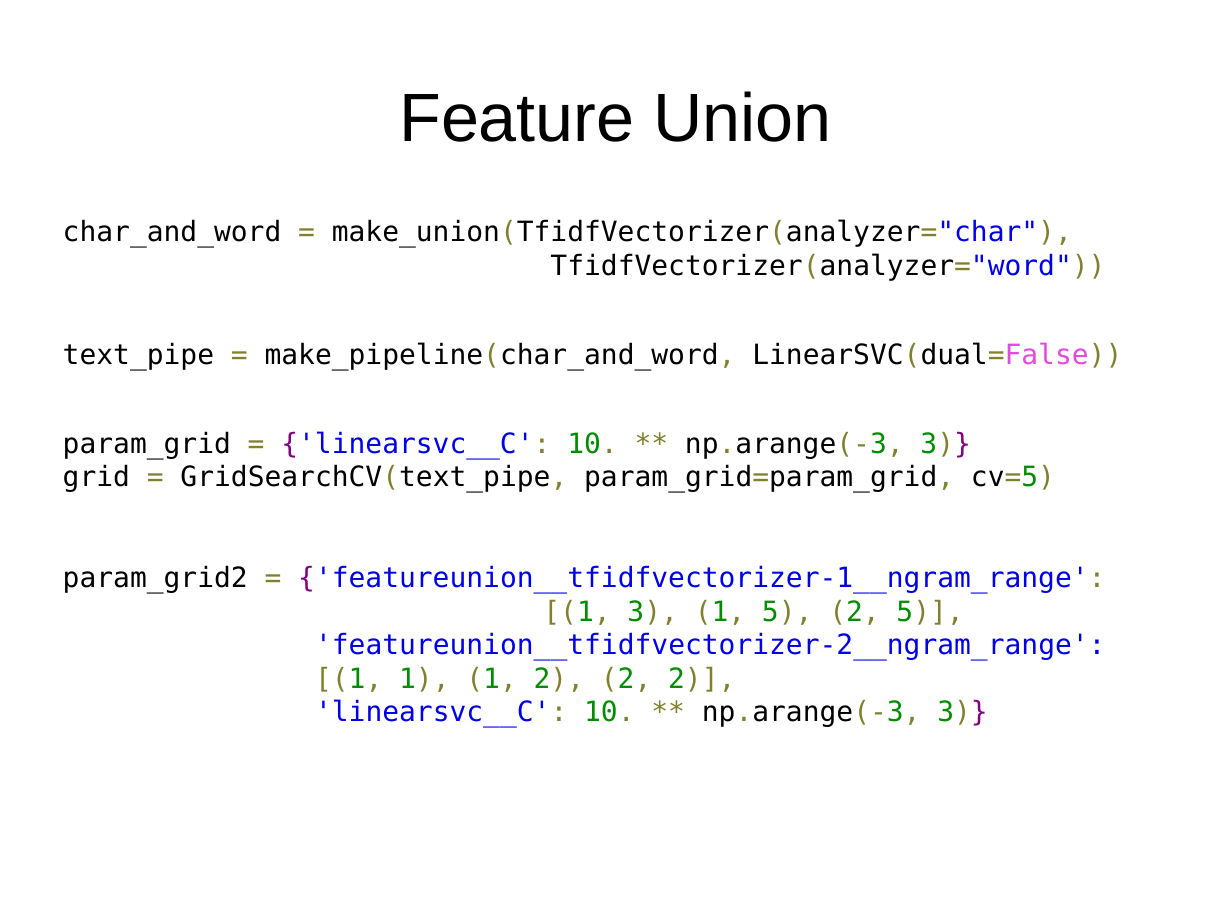
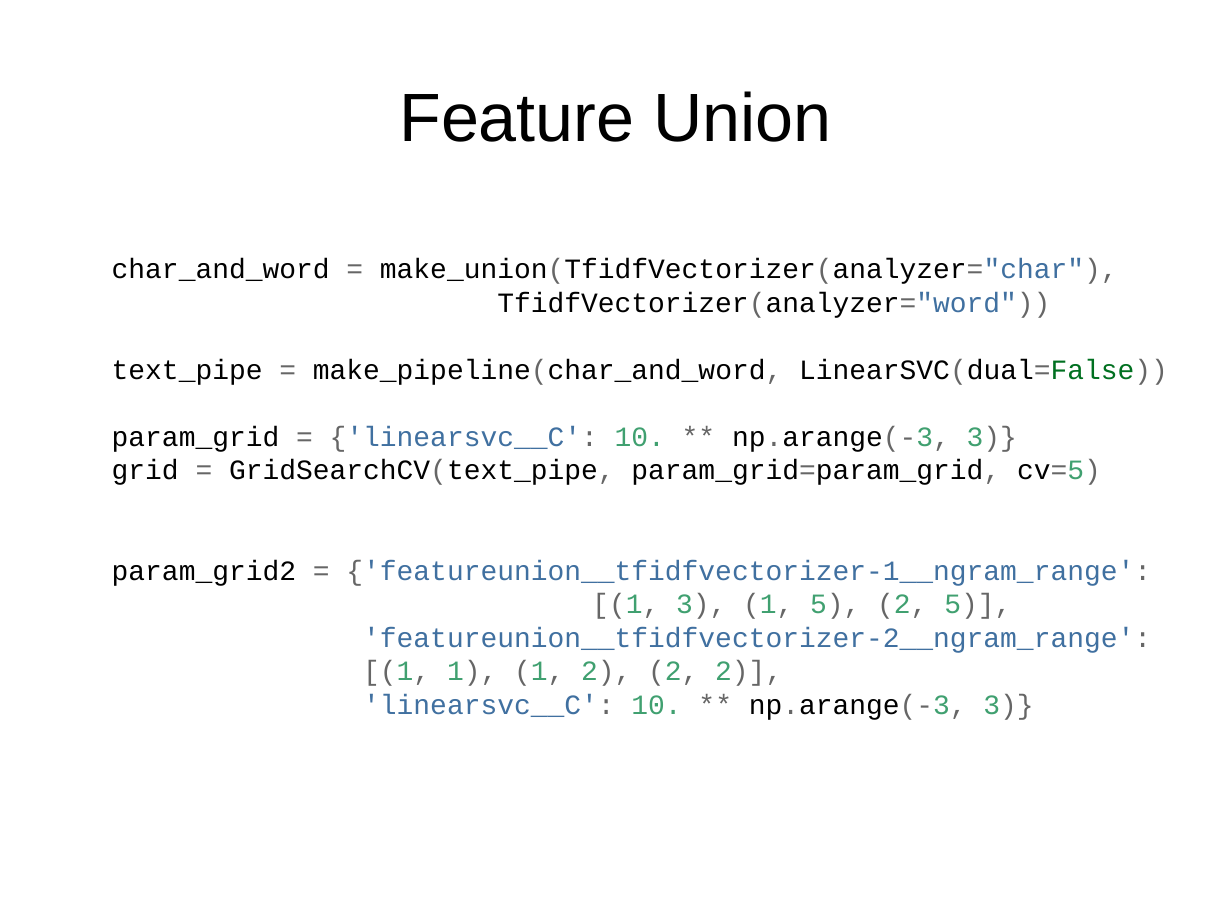
Before and after one commit to amueller/pydata-nyc-advanced-sklearn, a slide deck: slide 15 of presentation.odp. Drawn at 1232x924 pixels with LibreOffice and Linux fonts; fonts in the diff are those of the drawing. Boxes give left, top, right and bottom in pixels: in the first picture for what was removed or moved away, otherwise in the second. Text is boxed around its words. In the diff, an @@ line names an element or a change of style, - is before the commit and + after.

```diff
--- a/presentation.odp
+++ b/presentation.odp
@@ text at bbox=[112, 258, 1168, 385]: font DejaVu Sans Mono to Courier New in "char_and_word = make_union(TfidfVectorizer(analyzer="char"), ...", "text_pipe = make_pipeline(char_and_word, LinearSVC(dual=Fals ..."; text colour #808030 to #666666 in "= make_union(TfidfVectorizer(analyzer="char"), TfidfVectoriz ...", "= make_pipeline(char_and_word, LinearSVC(dual=False))"; text colour #0000E6 to #4070A0 in "make_union(TfidfVectorizer(analyzer="char"), TfidfVectorizer ..."; text colour #E34ADC to #007020 in "LinearSVC(dual=False))"; less space between paragraphs @@
@@ text "char_and_word = make_union(TfidfVectorizer(analyzer="char"), ...": place and size @@
-text "char_and_word = make_union(TfidfVectorizer(analyzer="char"), ..." at bbox=[63, 219, 1122, 727]
+text "char_and_word = make_union(TfidfVectorizer(analyzer="char"), ..." at bbox=[112, 258, 1168, 686]
@@ text at bbox=[112, 426, 1151, 686]: text changed; font DejaVu Sans Mono to Courier New; text colour #0000E6 to #4070A0 @@
-param_grid = {'linearsvc__C': 10. ** np.arange(-3, 3)}
-grid = GridSearchCV(text_pipe, param_grid=param_grid, cv=5)
-param_grid2 = {'featureunion__tfidfvectorizer-1__ngram_range':
-[(1, 3), (1, 5), (2, 5)],
-'featureunion__tfidfvectorizer-2__ngram_range':
-[(1, 1), (1, 2), (2, 2)],
-'linearsvc__C': 10. ** np.arange(-3, 3)}
+param_grid = {'linearsvc__C': 10. ** np.arange(-3, 3)}
+grid = GridSearchCV(text_pipe, param_grid=param_grid, cv=5)
+param_grid2 = {'featureunion__tfidfvectorizer-1__ngram_range':
+[(1, 3), (1, 5), (2, 5)],
+'featureunion__tfidfvectorizer-2__ngram_range':
+[(1, 1), (1, 2), (2, 2)],
+'linearsvc__C': 10. ** np.arange(-3, 3)}
```
Also in this commit, not shown: 42 other slides changed, 26 slides added, 9 slides removed.
